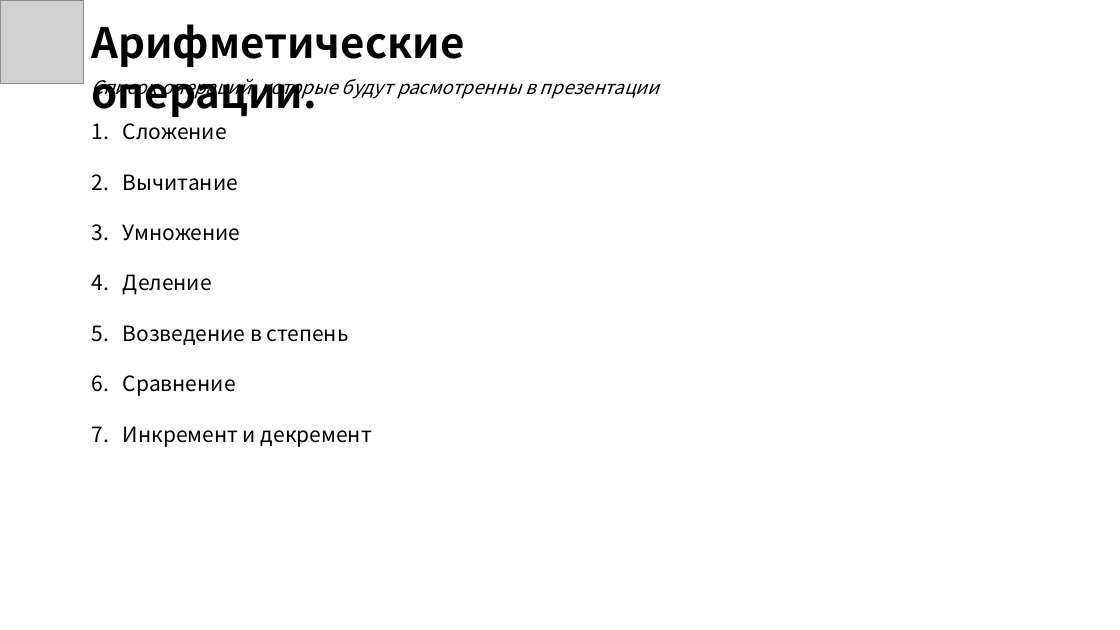
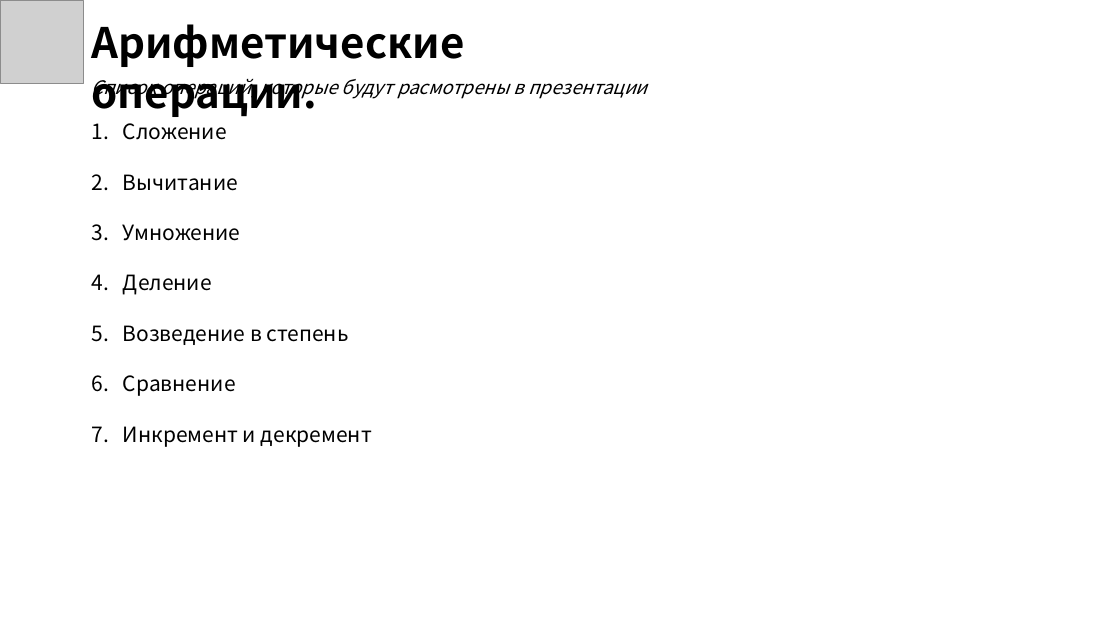
Before and after one commit to Elsium/ASD, a slide deck: slide 11 of presentation/presentation.pptx (slide 14 before the commit). Drawn at 1120x630 pixels with LibreOffice and Linux fonts; fonts in the diff are those of the drawing; grey boxes stand for pictures; background and template pictures are left out. Boxes give left, top, right and bottom in pixels: in the first picture for what was removed or moved away, otherwise in the second. Text is boxed around its words. In the diff, an @@ line names an element or a change of style, - is before the commit and + after.

```diff
--- a/presentation/presentation.pptx
+++ b/presentation/presentation.pptx
@@ text at (91, 79, 647, 100): text changed @@
-Список операций, которые будут расмотренны в презентации
+Список операций, которые будут расмотрены в презентации
```
Also in this commit, not shown: 6 other slides changed, 1 slide added, 11 slides removed, 6 other files.
